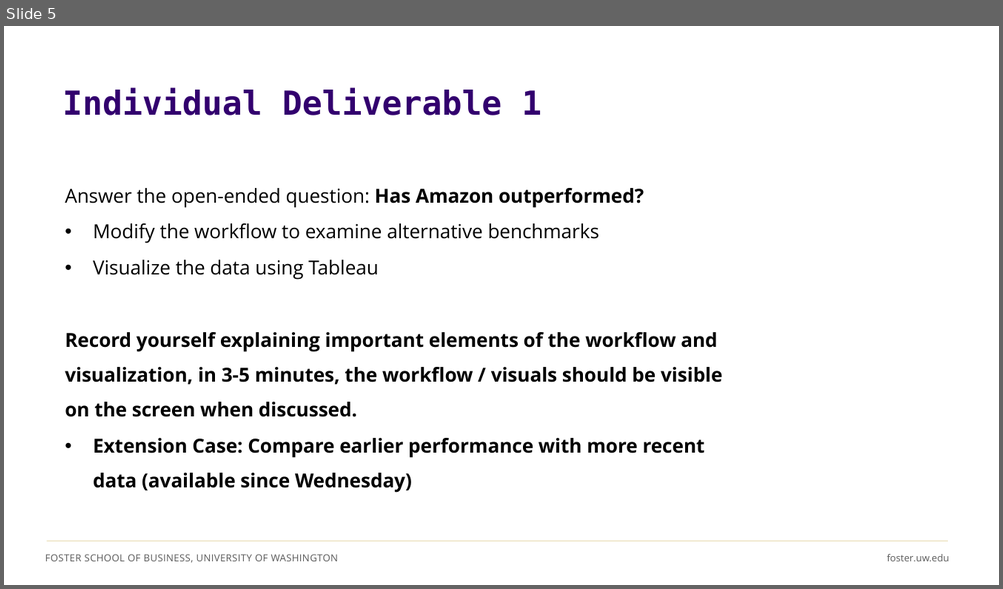
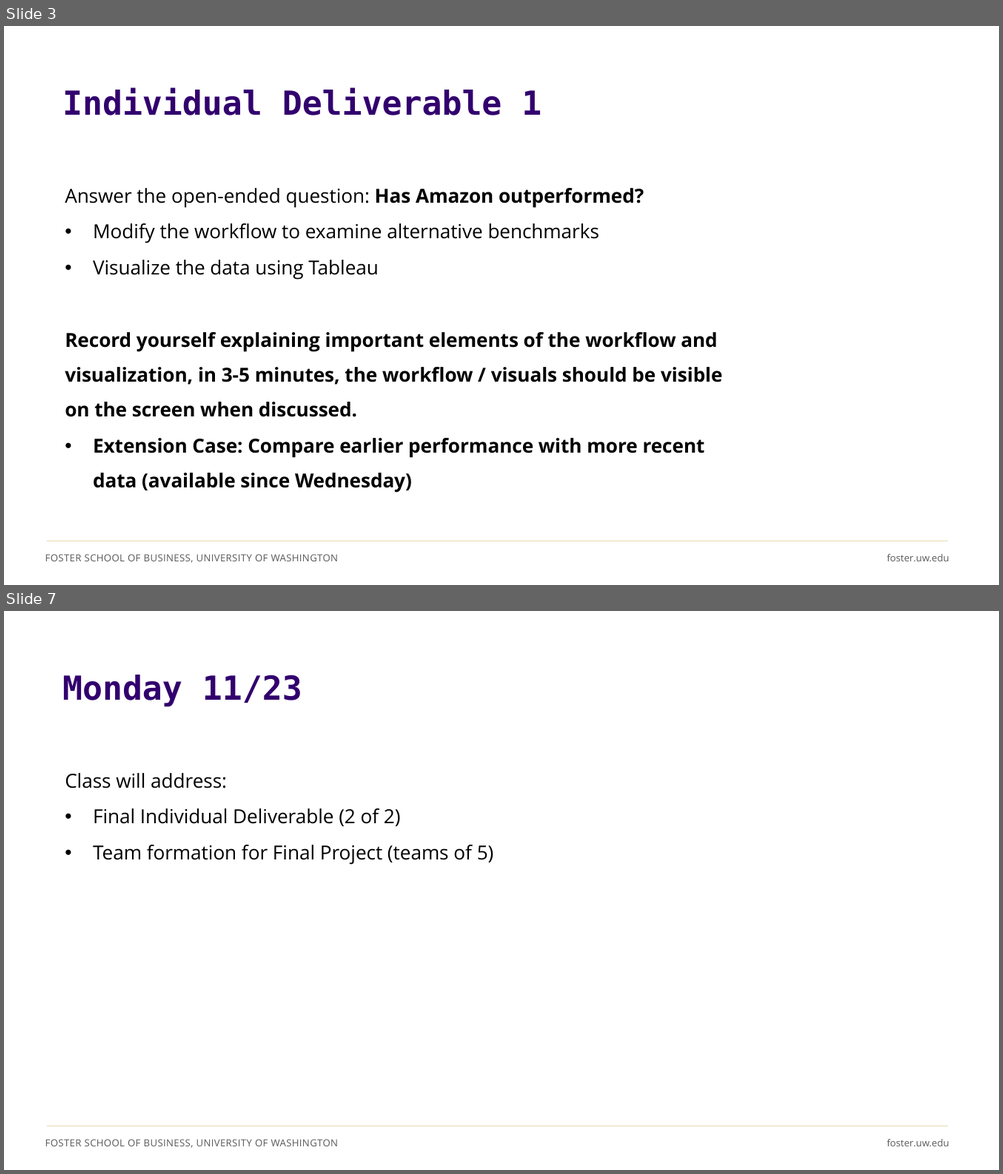
Before and after one commit to ashercurtis/slides.io, a slide deck: ACCTG320/ACCTG320Class13_2026.pptx. Shown one above the other, each under a label of ours: slide 5 before the commit, slides 3 and 7 after it; the slides between them are not shown. The pictures are 1003x589 and 1003x1174 pixels, drawn with LibreOffice and Linux fonts; fonts in the diff are those of the drawing. Boxes give left, top, right and bottom in pixels: in the first picture for what was removed or moved away, otherwise in the second. Text is boxed around its words. In the diff, an @@ line names an element or a change of style, - is before the commit and + after.

```diff
--- a/ACCTG320/ACCTG320Class13_2026.pptx
+++ b/ACCTG320/ACCTG320Class13_2026.pptx
@@ slide 7 added at <box>4,611,999,1170</box>, background #FFFFFF; not listed: 3 template elements that a slide beside it also shows @@
@@ title added at <box>62,675,302,707</box>, 32 pt, text #32006E, bold @@
+Monday 11/23
@@ text added at <box>65,773,494,865</box>, 18.7 pt, text #000000 @@
+Class will address:
+• Final Individual Deliverable (2 of 2)
+• Team formation for Final Project (teams of 5)
@@ what was slide 5 is now slide 3 @@
```
Also in this commit, not shown: 2 slides changed, 2 other slides added.
